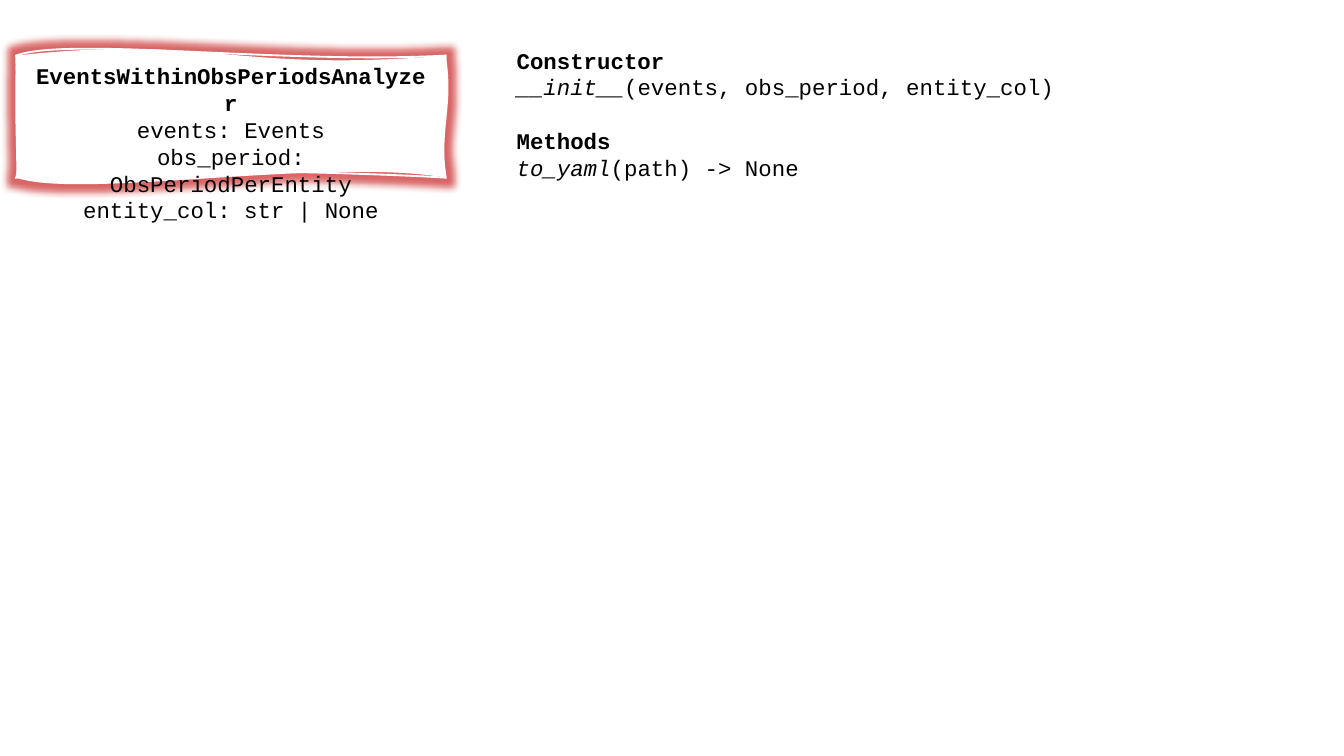
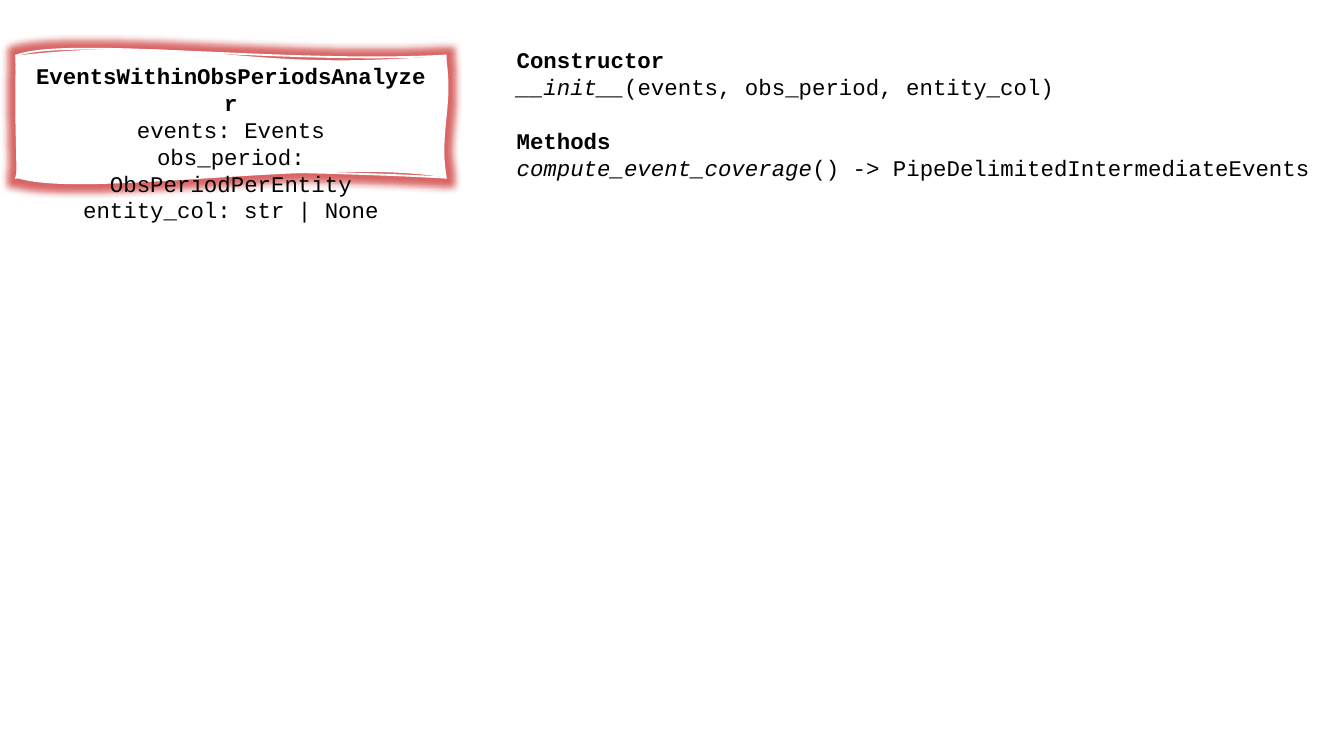
Before and after one commit to djarenas/eventus, a slide deck: slide 21 of eventus_architecture.pptx. Drawn at 1344x756 pixels with LibreOffice and Linux fonts; fonts in the diff are those of the drawing. Boxes give left, top, right and bottom in pixels: in the first picture for what was removed or moved away, otherwise in the second. Text is boxed around its words. In the diff, an @@ line names an element or a change of style, - is before the commit and + after.

```diff
--- a/eventus_architecture.pptx
+++ b/eventus_architecture.pptx
@@ text at <box>517,160,1309,181</box>: text changed @@
-to_yaml(path) -> None
+compute_event_coverage() -> PipeDelimitedIntermediateEvents
```
Also in this commit, not shown: 2 slides added, 2 slides removed, 3 other files.
